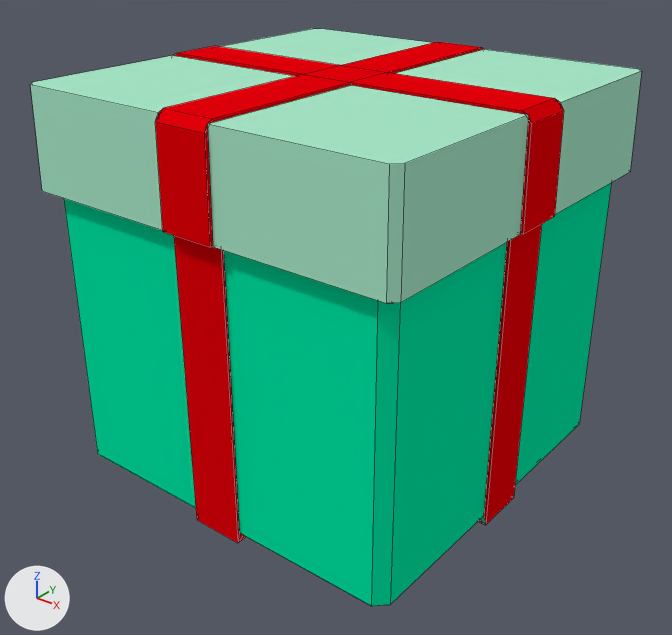
Before and after pictures for a commit that changed the Blender file Assets/Art/Models/Environment/BLEND_Environment_Box_Middle.blend.
Both versions are drawn from a 50 mm camera at (0.555, -0.708, 0.39) aimed at (0.005, -0.021, -0.036). The axes (+X, +Y, +Z) are drawn at lower left. The lights are the same throughout. Mesh edges are drawn as thin lines.
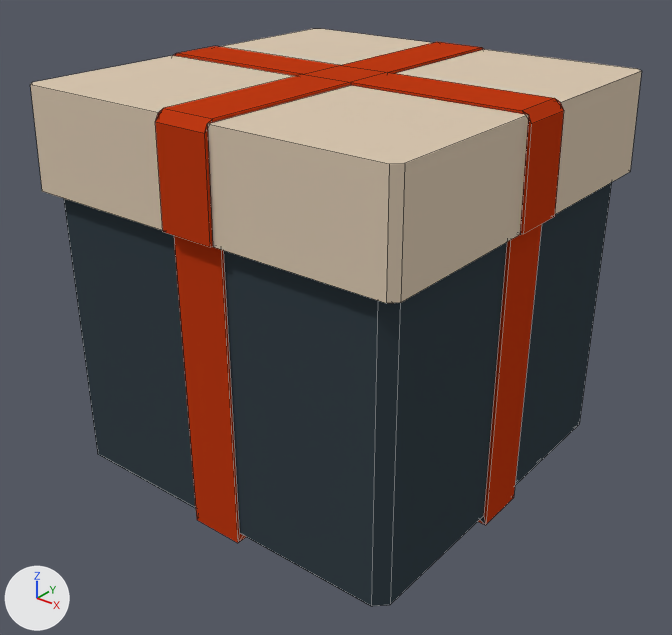
What changed in the scene script:
```text
Change mat_boxmiddlebase:
    mat_boxmiddlebase.base_color: (0.0, 0.8, 0.377) -> (0.0395, 0.0561, 0.0685)  # green #00e7a5 -> dark blue #38434a
Change mat_boxmiddlelid:
    mat_boxmiddlelid.base_color: (0.39, 0.8, 0.58) -> (0.694, 0.571, 0.434)  # green #a8e7c8 -> beige #d9c7b0
Add mat_boxmidlleribbon:
    mat_boxmidlleribbon = diffuse_material('BoxMidlleRibbon')
    mat_boxmidlleribbon.base_color = (0.521, 0.0423, 0.0075)  # orange #bf3a15
Change me_cube_002:
    where me_cube_002.from_pydata(...)  # 160 vertices, 142 faces; spans x -0.215..0.215, y -0.215..0.215, z -0.204..0.212
    used by ob_cube; location = (0.0, 0.0, 0.0)
    me_cube_002 part 1: all 80 faces that had it switch from mat_ribbon (red #e7000b) to mat_boxmidlleribbon (orange #bf3a15)
```

Boxes (x1, y1, x2, y2) around the edits, measured in the pictures (672 x 635 px):
'Cube', recoloured
    both: (31, 29, 641, 606)
part 1 of me_cube_002, recoloured
    both: (155, 42, 564, 543)
